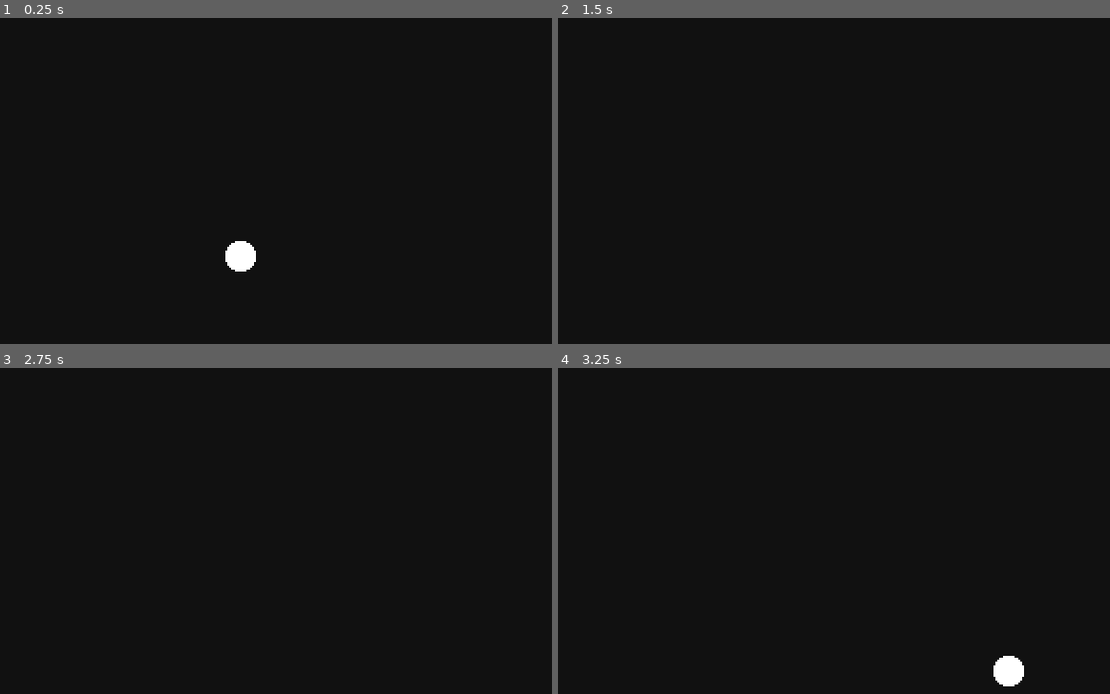
Above: before the commit, frames 1-4 (two rows, left to right).
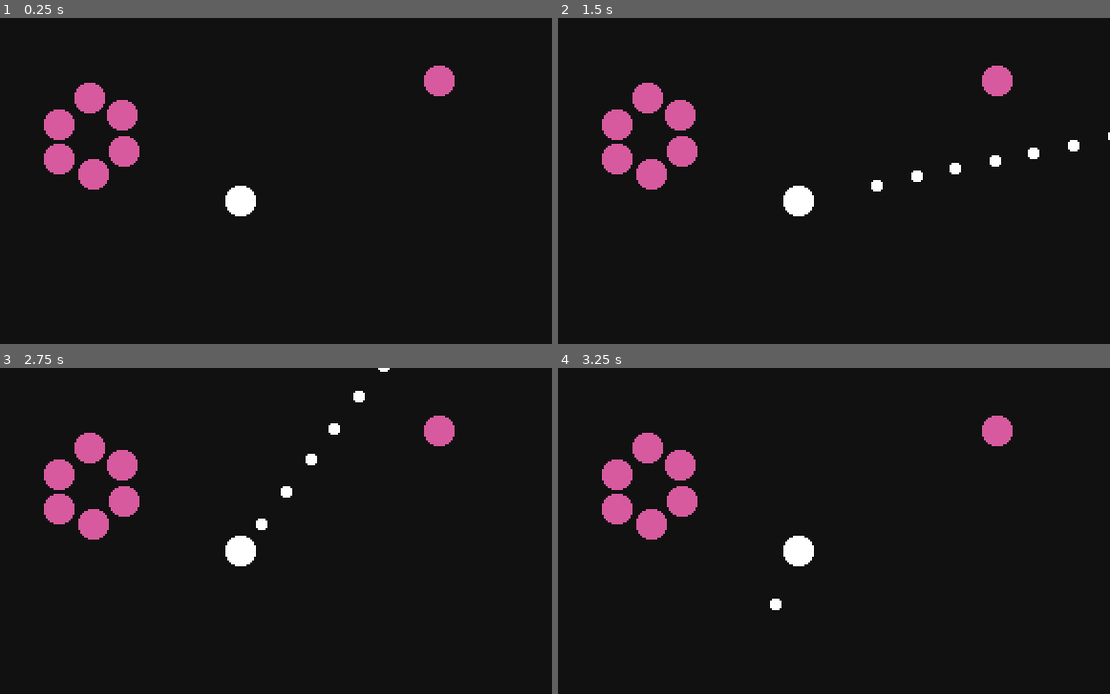
Above: after the commit, the same moments.

Repository: BaconmancerDev/top-down-shooter
Game: Godot game, scene res://room.tscn
The game is run twice, just before and just after one commit, with the same random seed, the same clock (stepped at 60 frames per second) and the same inputs.
Inputs (mouse positions are in pixels of both pictures, inside the frame that each line leads up to):
- Up to frame 1 (0.25 s): no input
- Up to frame 2 (1.5 s): tap Enter (ui_accept) at 0.5, 0.77, 0.8, 1.07, 1.35 s; move the mouse to (938, 171) at 0.52 s; press the mouse at (938, 171) at 0.53 s; hold Right (ui_right) from 0.53 s (still down); move the mouse to (679, 207) at 1.27 s; release the mouse at (679, 207) at 1.28 s
- Up to frame 3 (2.75 s): tap Enter (ui_accept) at 1.52, 1.82, 2.3 s; click (121, 557) at 1.55 s; move the mouse to (309, 462) at 2.02 s; release Right (ui_right) at 2.03 s; press the mouse at (309, 462) at 2.03 s; hold Left (ui_left) from 2.03 s (still down)
- Up to frame 4 (3.25 s): move the mouse to (773, 609) at 2.77 s; release Left (ui_left) at 2.78 s; release the mouse at (773, 609) at 2.78 s; hold Right (ui_right) from 2.78 s (still down); tap R at 2.85 s; tap Enter (ui_accept) at 3.02 s; click (773, 609) at 3.05 s

The runs differ from the first frame. In frame 1, 3.8% of the frame differs, in the area x 7-83%, y 14-78%; in frame 2, 3.8%; in frame 3, 3.7%; in frame 4, 3.9%, in the area x 7-85%, y 14-98%.

Commit message:
features: movement and shooting

Diff:
--- /dev/null
+++ b/actor.gd
@@ -0,0 +1,13 @@
+class_name Actor extends CharacterBody2D
+
+@onready var _gun: Gun = $Gun
+
+const SPEED = 90
+
+var health = 10
+
+func take_damage(amount: int) -> void:
+	health -= amount
+
+	if health <= 0:
+		queue_free()
--- /dev/null
+++ b/bullet.gd
@@ -0,0 +1,20 @@
+class_name Bullet extends CharacterBody2D
+
+const SPEED: int = 180
+const DAMAGE: int = 1
+
+func _physics_process(_delta: float) -> void:
+	move_and_slide()
+
+	var collision: KinematicCollision2D = get_last_slide_collision()
+
+	if collision:
+		var collider: Object = collision.get_collider()
+		collider.take_damage(DAMAGE)
+		#velocity *= -1
+		velocity = velocity.bounce(collision.get_normal())
+		#queue_free()
+
+func start(start_pos: Vector2, direction: Vector2) -> void:
+	global_position = start_pos
+	velocity = direction * SPEED
--- /dev/null
+++ b/bullet.tscn
@@ -0,0 +1,20 @@
+[gd_scene load_steps=4 format=3 uid="uid://gxrydv6rx25q"]
+
+[ext_resource type="Texture2D" uid="uid://5ee6nq8qktd7" path="res://assets/sprites/bullet.png" id="1_v7oki"]
+[ext_resource type="Script" uid="uid://cmieyck3x0dv2" path="res://bullet.gd" id="1_v8qja"]
+
+[sub_resource type="CircleShape2D" id="CircleShape2D_v8qja"]
+radius = 3.0
+
+[node name="Bullet" type="CharacterBody2D"]
+collision_layer = 2
+collision_mask = 4
+motion_mode = 1
+script = ExtResource("1_v8qja")
+
+[node name="Sprite2D" type="Sprite2D" parent="."]
+texture = ExtResource("1_v7oki")
+
+[node name="CollisionShape2D" type="CollisionShape2D" parent="."]
+visible = false
+shape = SubResource("CircleShape2D_v8qja")
--- /dev/null
+++ b/enemy.gd
@@ -0,0 +1 @@
+class_name Enemy extends Actor
--- /dev/null
+++ b/enemy.tscn
@@ -0,0 +1,24 @@
+[gd_scene load_steps=5 format=3 uid="uid://x11p1wkciy1c"]
+
+[ext_resource type="Script" uid="uid://c481022tsq15h" path="res://enemy.gd" id="1_qi2p4"]
+[ext_resource type="Texture2D" uid="uid://dkg7k4hwusm0h" path="res://assets/sprites/circle.png" id="2_iifgy"]
+[ext_resource type="PackedScene" uid="uid://dm0i1uaa4kvyq" path="res://gun.tscn" id="3_epg4t"]
+
+[sub_resource type="CircleShape2D" id="CircleShape2D_qi2p4"]
+radius = 7.0
+
+[node name="Enemy" type="CharacterBody2D"]
+collision_layer = 4
+collision_mask = 0
+motion_mode = 1
+script = ExtResource("1_qi2p4")
+
+[node name="Sprite2D" type="Sprite2D" parent="."]
+modulate = Color(0.844366, 0.353376, 0.621013, 1)
+texture = ExtResource("2_iifgy")
+
+[node name="CollisionShape2D" type="CollisionShape2D" parent="."]
+visible = false
+shape = SubResource("CircleShape2D_qi2p4")
+
+[node name="Gun" parent="." instance=ExtResource("3_epg4t")]
--- /dev/null
+++ b/gun.gd
@@ -0,0 +1,16 @@
+class_name Gun extends Sprite2D
+
+const Bullet: PackedScene = preload("res://bullet.tscn")
+
+@onready var _fire_rate: Timer = $FireRate
+
+func shoot() -> void:
+	if !_fire_rate.is_stopped():
+		return
+
+	var bullet_inst = Bullet.instantiate()
+	var bullet_start_pos = global_position
+	var bullet_direction: Vector2 =  global_position.direction_to(get_global_mouse_position())
+	get_tree().current_scene.add_child(bullet_inst)
+	bullet_inst.start(bullet_start_pos, bullet_direction)
+	_fire_rate.start()
--- /dev/null
+++ b/gun.tscn
@@ -0,0 +1,10 @@
+[gd_scene load_steps=2 format=3 uid="uid://dm0i1uaa4kvyq"]
+
+[ext_resource type="Script" uid="uid://cu68ldnc1l2fw" path="res://gun.gd" id="1_vk1bi"]
+
+[node name="Gun" type="Sprite2D"]
+script = ExtResource("1_vk1bi")
+
+[node name="FireRate" type="Timer" parent="."]
+wait_time = 0.1
+one_shot = true
--- a/player.gd
+++ b/player.gd
@@ -1,25 +1,11 @@
-extends CharacterBody2D
+class_name Player extends Actor
 
+func _unhandled_input(event: InputEvent) -> void:
+	get_viewport().set_input_as_handled()
 
-const SPEED = 300.0
-const JUMP_VELOCITY = -400.0
+func _physics_process(_delta: float) -> void:
+	if Input.is_action_pressed("shoot", true):
+		_gun.shoot()
 
-
-func _physics_process(delta: float) -> void:
-	# Add the gravity.
-	if not is_on_floor():
-		velocity += get_gravity() * delta
-
-	# Handle jump.
-	if Input.is_action_just_pressed("ui_accept") and is_on_floor():
-		velocity.y = JUMP_VELOCITY
-
-	# Get the input direction and handle the movement/deceleration.
-	# As good practice, you should replace UI actions with custom gameplay actions.
-	var direction := Input.get_axis("ui_left", "ui_right")
-	if direction:
-		velocity.x = direction * SPEED
-	else:
-		velocity.x = move_toward(velocity.x, 0, SPEED)
-
+	velocity = Input.get_vector("move_left","move_right", "move_up", "move_down").normalized() * SPEED
 	move_and_slide()
--- a/player.tscn
+++ b/player.tscn
@@ -1,12 +1,15 @@
-[gd_scene load_steps=4 format=3 uid="uid://c0gusfmkks80v"]
+[gd_scene load_steps=5 format=3 uid="uid://c0gusfmkks80v"]
 
 [ext_resource type="Texture2D" uid="uid://dkg7k4hwusm0h" path="res://assets/sprites/circle.png" id="1_4flbx"]
 [ext_resource type="Script" uid="uid://cfq5g31dqdhbr" path="res://player.gd" id="1_onrkg"]
+[ext_resource type="PackedScene" uid="uid://dm0i1uaa4kvyq" path="res://gun.tscn" id="3_i3pqv"]
 
 [sub_resource type="CircleShape2D" id="CircleShape2D_sh265"]
 radius = 7.0
 
 [node name="Player" type="CharacterBody2D"]
+collision_mask = 0
+motion_mode = 1
 script = ExtResource("1_onrkg")
 
 [node name="Sprite2D" type="Sprite2D" parent="."]
@@ -15,3 +18,5 @@
 [node name="CollisionShape2D" type="CollisionShape2D" parent="."]
 visible = false
 shape = SubResource("CircleShape2D_sh265")
+
+[node name="Gun" parent="." instance=ExtResource("3_i3pqv")]
--- a/project.godot
+++ b/project.godot
@@ -18,15 +18,45 @@
 [autoload]
 
 Debug="*res://utility/Globals/debug.gd"
+VectorUtils="*res://utility/Static/vectors.gd"
 
 [display]
 
 window/size/viewport_width=320
 window/size/viewport_height=180
+window/size/mode=3
 window/size/borderless=true
 window/size/window_width_override=960
 window/size/window_height_override=540
 window/stretch/mode="viewport"
+
+[input]
+
+move_up={
+"deadzone": 0.2,
+"events": [Object(InputEventKey,"resource_local_to_scene":false,"resource_name":"","device":-1,"window_id":0,"alt_pressed":false,"shift_pressed":false,"ctrl_pressed":false,"meta_pressed":false,"pressed":false,"keycode":0,"physical_keycode":87,"key_label":0,"unicode":119,"location":0,"echo":false,"script":null)
+]
+}
+move_down={
+"deadzone": 0.2,
+"events": [Object(InputEventKey,"resource_local_to_scene":false,"resource_name":"","device":-1,"window_id":0,"alt_pressed":false,"shift_pressed":false,"ctrl_pressed":false,"meta_pressed":false,"pressed":false,"keycode":0,"physical_keycode":83,"key_label":0,"unicode":115,"location":0,"echo":false,"script":null)
+]
+}
+move_left={
+"deadzone": 0.2,
+"events": [Object(InputEventKey,"resource_local_to_scene":false,"resource_name":"","device":-1,"window_id":0,"alt_pressed":false,"shift_pressed":false,"ctrl_pressed":false,"meta_pressed":false,"pressed":false,"keycode":0,"physical_keycode":65,"key_label":0,"unicode":97,"location":0,"echo":false,"script":null)
+]
+}
+move_right={
+"deadzone": 0.2,
+"events": [Object(InputEventKey,"resource_local_to_scene":false,"resource_name":"","device":-1,"window_id":0,"alt_pressed":false,"shift_pressed":false,"ctrl_pressed":false,"meta_pressed":false,"pressed":false,"keycode":0,"physical_keycode":68,"key_label":0,"unicode":100,"location":0,"echo":false,"script":null)
+]
+}
+shoot={
+"deadzone": 0.2,
+"events": [Object(InputEventMouseButton,"resource_local_to_scene":false,"resource_name":"","device":-1,"window_id":0,"alt_pressed":false,"shift_pressed":false,"ctrl_pressed":false,"meta_pressed":false,"button_mask":1,"position":Vector2(293, 20),"global_position":Vector2(302, 68),"factor":1.0,"button_index":1,"canceled":false,"pressed":true,"double_click":false,"script":null)
+]
+}
 
 [rendering]
 
--- a/room.tscn
+++ b/room.tscn
@@ -1,6 +1,7 @@
-[gd_scene load_steps=2 format=3 uid="uid://c3xsl34r24bjq"]
+[gd_scene load_steps=3 format=3 uid="uid://c3xsl34r24bjq"]
 
 [ext_resource type="PackedScene" uid="uid://c0gusfmkks80v" path="res://player.tscn" id="1_88gup"]
+[ext_resource type="PackedScene" uid="uid://x11p1wkciy1c" path="res://enemy.tscn" id="2_bisa2"]
 
 [node name="Room" type="Node2D"]
 
@@ -8,7 +9,29 @@
 custom_minimum_size = Vector2(320, 180)
 offset_right = 40.0
 offset_bottom = 40.0
+mouse_filter = 2
 color = Color(0.0687983, 0.0687983, 0.0687983, 1)
 
 [node name="Player" parent="." instance=ExtResource("1_88gup")]
 position = Vector2(157, 96)
+
+[node name="Enemy" parent="." instance=ExtResource("2_bisa2")]
+position = Vector2(62, 56)
+
+[node name="Enemy2" parent="." instance=ExtResource("2_bisa2")]
+position = Vector2(261, 33)
+
+[node name="Enemy3" parent="." instance=ExtResource("2_bisa2")]
+position = Vector2(96, 70)
+
+[node name="Enemy4" parent="." instance=ExtResource("2_bisa2")]
+position = Vector2(78, 42)
+
+[node name="Enemy5" parent="." instance=ExtResource("2_bisa2")]
+position = Vector2(95, 51)
+
+[node name="Enemy6" parent="." instance=ExtResource("2_bisa2")]
+position = Vector2(80, 82)
+
+[node name="Enemy7" parent="." instance=ExtResource("2_bisa2")]
+position = Vector2(62, 74)
Not shown, added: actor.gd.uid
Binary file added: assets/sprites/bullet.png
Not shown, added: assets/sprites/bullet.png.import
Not shown, added: bullet.gd.uid
Not shown, added: enemy.gd.uid
Not shown, added: gun.gd.uid
